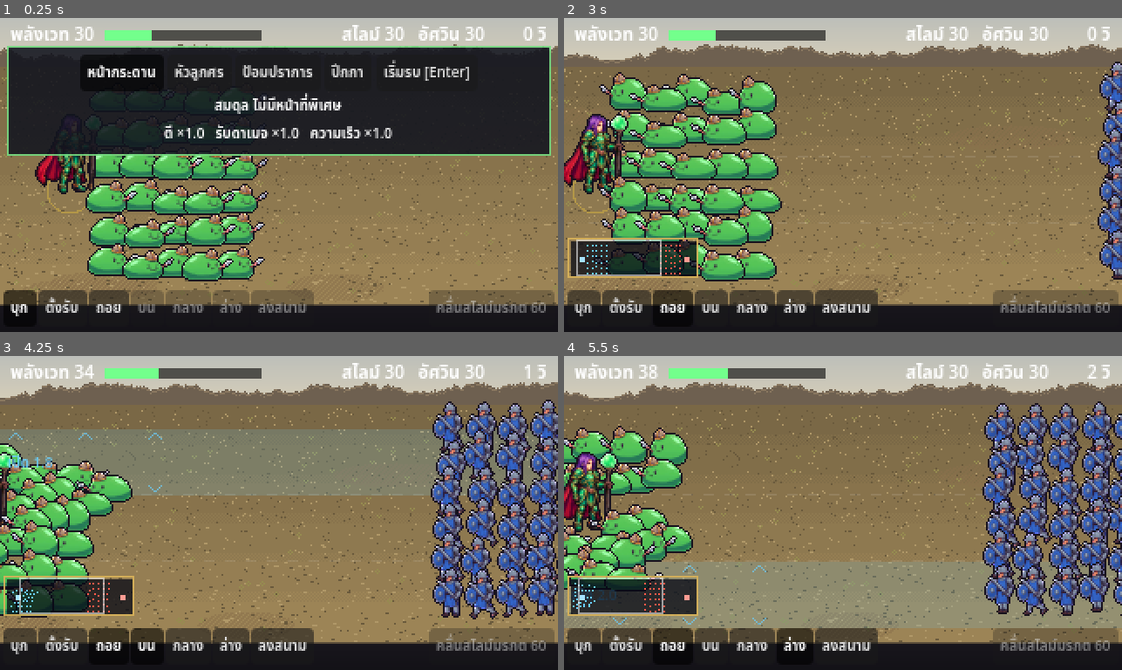
Above: before the commit, frames 1-4 (two rows, left to right).
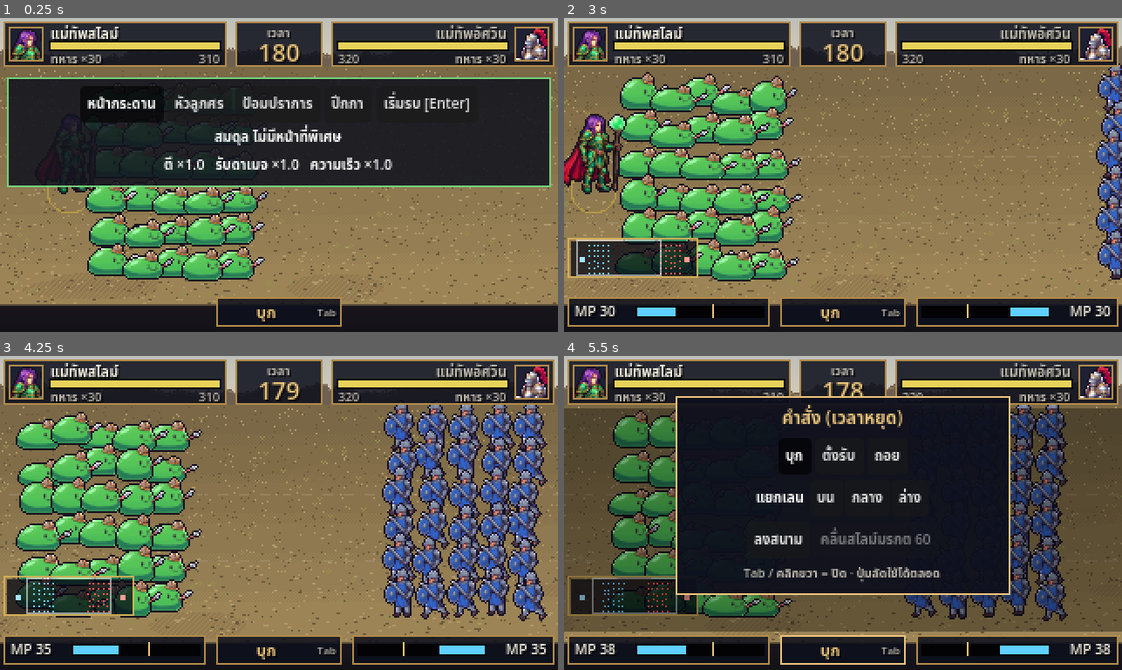
Above: after the commit, the same moments.

Repository: tomorrow-writer/GateFall
Game: Godot game, scene res://scenes/Battle.tscn
Two runs of this game, one before a commit and one after it. Both use one fixed random seed, a clock stepped at 60 frames per second and the inputs below.
Inputs (mouse positions are in pixels of both pictures, inside the frame that each line leads up to):
- Up to frame 1 (0.25 s): no input
- Up to frame 2 (3 s): click (586, 306) at 0.5 s, where only the run before the commit has a clickable "บุก"; click (625, 306) at 1.25 s, where only the run before the commit has a clickable "ตั้งรับ"; click (675, 306) at 2 s, where only the run before the commit has a clickable "ถอย"; click "เริ่มรบ [Enter]" at 2.75 s
- Up to frame 3 (4.25 s): click (145, 644) at 3.5 s, where only the run before the commit has a clickable "บน"
- Up to frame 4 (5.5 s): click (753, 644) at 4.25 s, where only the run before the commit has a clickable "กลาง"; click (792, 644) at 5 s, where only the run before the commit has a clickable "ล่าง"

The runs differ from the first frame. In frame 1, 32% of the frame differs, in the area x 0-100%, y 1-99%; in frame 2, 37%; in frame 3, 65%; in frame 4, 88%.

Commit message:
Wire the DF-layout HUD into the battle scene
The DF HUD commit (560251c) added BattleHud.gd and moved the general HP bars
out of BattleView, but the scene and Battle.gd were never switched over: the
old top bar (player MP, troop counts) and always-on command bar were still
what showed, and no general HP was drawn anywhere.

Battle.tscn now has the BattleHud control: general portrait, HP and troops
at the top corners, clock between them, both sides' MP gauges at the bottom
(glowing when the special is ready) and the current order in the middle.
The old top and bottom bars are gone; the command buttons live in a command
menu opened with Tab, right-click or the order box. The battle pauses while
it is open (DF's command window) and any command closes it; every key
shortcut still works without it. The setup panel moves below the general
panels. Sim unchanged.

Co-Authored-By: Claude Opus 5.5 <noreply@anthropic.com>
Claude-Session: https://claude.ai/code/session_01XNNexwUWsjSPBJcMjGJNs4

Diff:
--- a/gate-fall-game/scenes/Battle.tscn
+++ b/gate-fall-game/scenes/Battle.tscn
@@ -1,7 +1,8 @@
-[gd_scene load_steps=6 format=3]
+[gd_scene load_steps=8 format=3]
 
 [ext_resource type="Script" path="res://scripts/battle/Battle.gd" id="1_battle"]
 [ext_resource type="Script" path="res://scripts/battle/BattleView.gd" id="2_view"]
+[ext_resource type="Script" path="res://scripts/battle/BattleHud.gd" id="3_hud"]
 
 [sub_resource type="StyleBoxFlat" id="StyleBox_panel"]
 content_margin_left = 8.0
@@ -15,6 +16,18 @@
 border_width_bottom = 1
 border_color = Color(0.45, 0.85, 0.5, 0.9)
 
+[sub_resource type="StyleBoxFlat" id="StyleBox_menu"]
+content_margin_left = 8.0
+content_margin_top = 5.0
+content_margin_right = 8.0
+content_margin_bottom = 6.0
+bg_color = Color(0.05, 0.06, 0.11, 0.94)
+border_width_left = 1
+border_width_top = 1
+border_width_right = 1
+border_width_bottom = 1
+border_color = Color(0.91, 0.76, 0.48, 1)
+
 [sub_resource type="StyleBoxFlat" id="StyleBox_bar_bg"]
 bg_color = Color(0, 0, 0, 0.6)
 
@@ -39,70 +52,51 @@
 mouse_filter = 2
 theme_override_font_sizes/font_size = 10
 
-[node name="TopBar" type="HBoxContainer" parent="Hud/Root"]
-layout_mode = 1
-anchors_preset = 10
-anchor_right = 1.0
-offset_left = 6.0
-offset_top = 2.0
-offset_right = -6.0
-offset_bottom = 16.0
-grow_horizontal = 2
-mouse_filter = 2
-theme_override_constants/separation = 6
-
-[node name="MpLabel" type="Label" parent="Hud/Root/TopBar"]
-unique_name_in_owner = true
-layout_mode = 2
-theme_override_font_sizes/font_size = 10
-text = "พลังเวท 30"
-
-[node name="MpBar" type="ProgressBar" parent="Hud/Root/TopBar"]
-unique_name_in_owner = true
-custom_minimum_size = Vector2(90, 6)
-layout_mode = 2
-size_flags_vertical = 4
-mouse_filter = 2
-theme_override_styles/background = SubResource("StyleBox_bar_bg")
-theme_override_styles/fill = SubResource("StyleBox_bar_fill")
-value = 30.0
-show_percentage = false
-
-[node name="Spacer" type="Control" parent="Hud/Root/TopBar"]
-layout_mode = 2
-size_flags_horizontal = 3
-mouse_filter = 2
-
-[node name="CountLabel" type="Label" parent="Hud/Root/TopBar"]
-unique_name_in_owner = true
-layout_mode = 2
-theme_override_font_sizes/font_size = 10
-text = "สไลม์ 10   อัศวิน 10"
-
-[node name="TimeLabel" type="Label" parent="Hud/Root/TopBar"]
-unique_name_in_owner = true
-custom_minimum_size = Vector2(30, 0)
-layout_mode = 2
-theme_override_font_sizes/font_size = 10
-text = "0 วิ"
-horizontal_alignment = 2
-
-[node name="BottomBar" type="HBoxContainer" parent="Hud/Root"]
-layout_mode = 1
-anchors_preset = 12
-anchor_top = 1.0
+[node name="DfHud" type="Control" parent="Hud/Root"]
+unique_name_in_owner = true
+layout_mode = 1
+anchors_preset = 15
 anchor_right = 1.0
 anchor_bottom = 1.0
-offset_left = 2.0
-offset_top = -20.0
-offset_right = -2.0
-offset_bottom = -3.0
-grow_horizontal = 2
-grow_vertical = 0
+grow_horizontal = 2
+grow_vertical = 2
 mouse_filter = 2
-theme_override_constants/separation = 1
-
-[node name="ChargeButton" type="Button" parent="Hud/Root/BottomBar"]
+script = ExtResource("3_hud")
+
+[node name="CommandMenu" type="PanelContainer" parent="Hud/Root"]
+unique_name_in_owner = true
+visible = false
+layout_mode = 1
+anchors_preset = 8
+anchor_left = 0.5
+anchor_top = 0.5
+anchor_right = 0.5
+anchor_bottom = 0.5
+offset_left = -96.0
+offset_top = -52.0
+offset_right = 96.0
+offset_bottom = 32.0
+grow_horizontal = 2
+grow_vertical = 2
+theme_override_styles/panel = SubResource("StyleBox_menu")
+
+[node name="VBox" type="VBoxContainer" parent="Hud/Root/CommandMenu"]
+layout_mode = 2
+theme_override_constants/separation = 3
+
+[node name="Title" type="Label" parent="Hud/Root/CommandMenu/VBox"]
+layout_mode = 2
+theme_override_colors/font_color = Color(0.91, 0.76, 0.48, 1)
+theme_override_font_sizes/font_size = 10
+text = "คำสั่ง (เวลาหยุด)"
+horizontal_alignment = 1
+
+[node name="Orders" type="HBoxContainer" parent="Hud/Root/CommandMenu/VBox"]
+layout_mode = 2
+theme_override_constants/separation = 2
+alignment = 1
+
+[node name="ChargeButton" type="Button" parent="Hud/Root/CommandMenu/VBox/Orders"]
 unique_name_in_owner = true
 layout_mode = 2
 focus_mode = 0
@@ -110,7 +104,7 @@
 toggle_mode = true
 text = "บุก [1]"
 
-[node name="HoldButton" type="Button" parent="Hud/Root/BottomBar"]
+[node name="HoldButton" type="Button" parent="Hud/Root/CommandMenu/VBox/Orders"]
 unique_name_in_owner = true
 layout_mode = 2
 focus_mode = 0
@@ -118,7 +112,7 @@
 toggle_mode = true
 text = "ตั้งรับ [2]"
 
-[node name="RetreatButton" type="Button" parent="Hud/Root/BottomBar"]
+[node name="RetreatButton" type="Button" parent="Hud/Root/CommandMenu/VBox/Orders"]
 unique_name_in_owner = true
 layout_mode = 2
 focus_mode = 0
@@ -126,13 +120,28 @@
 toggle_mode = true
 text = "ถอย [3]"
 
-[node name="LaneBox" type="HBoxContainer" parent="Hud/Root/BottomBar"]
+[node name="LaneRow" type="HBoxContainer" parent="Hud/Root/CommandMenu/VBox"]
+layout_mode = 2
+theme_override_constants/separation = 3
+alignment = 1
+
+[node name="LaneLabel" type="Label" parent="Hud/Root/CommandMenu/VBox/LaneRow"]
+layout_mode = 2
+theme_override_font_sizes/font_size = 8
+text = "แยกเลน"
+
+[node name="LaneBox" type="HBoxContainer" parent="Hud/Root/CommandMenu/VBox/LaneRow"]
 unique_name_in_owner = true
 layout_mode = 2
 tooltip_text = "แยกเลน"
 theme_override_constants/separation = 1
 
-[node name="GeneralButton" type="Button" parent="Hud/Root/BottomBar"]
+[node name="GeneralRow" type="HBoxContainer" parent="Hud/Root/CommandMenu/VBox"]
+layout_mode = 2
+theme_override_constants/separation = 2
+alignment = 1
+
+[node name="GeneralButton" type="Button" parent="Hud/Root/CommandMenu/VBox/GeneralRow"]
 unique_name_in_owner = true
 layout_mode = 2
 focus_mode = 0
@@ -140,17 +149,19 @@
 toggle_mode = true
 text = "แม่ทัพลงสนาม [G]"
 
-[node name="Spacer" type="Control" parent="Hud/Root/BottomBar"]
-layout_mode = 2
-size_flags_horizontal = 3
-mouse_filter = 2
-
-[node name="SpecialButton" type="Button" parent="Hud/Root/BottomBar"]
+[node name="SpecialButton" type="Button" parent="Hud/Root/CommandMenu/VBox/GeneralRow"]
 unique_name_in_owner = true
 layout_mode = 2
 focus_mode = 0
 theme_override_font_sizes/font_size = 8
 text = "ท่าพิเศษ [Space]"
+
+[node name="Hint" type="Label" parent="Hud/Root/CommandMenu/VBox"]
+layout_mode = 2
+theme_override_colors/font_color = Color(0.75, 0.73, 0.68, 1)
+theme_override_font_sizes/font_size = 7
+text = "Tab / คลิกขวา = ปิด · ปุ่มลัดใช้ได้ตลอด"
+horizontal_alignment = 1
 
 [node name="SetupPanel" type="PanelContainer" parent="Hud/Root"]
 unique_name_in_owner = true
@@ -159,9 +170,9 @@
 anchor_left = 0.5
 anchor_right = 0.5
 offset_left = -156.0
-offset_top = 16.0
+offset_top = 34.0
 offset_right = 156.0
-offset_bottom = 60.0
+offset_bottom = 78.0
 grow_horizontal = 2
 theme_override_styles/panel = SubResource("StyleBox_panel")
 
--- a/gate-fall-game/scripts/battle/Battle.gd
+++ b/gate-fall-game/scripts/battle/Battle.gd
@@ -9,6 +9,10 @@
 ##     (same key again closes it); clicking a lane on the field does the same
 ##   G = send the general in / call it back
 ##   Space = special, Enter = start / again
+##   Tab / right-click / click the order box = command menu: the battle pauses
+##     while it is open (like DF's command window) and it closes on any command
+## HUD (BattleHud.gd) in the DF layout: general HP at the top corners, clock in
+## the middle, both sides' MP along the bottom, current order between them.
 ## When both armies are gone the battle stops and asks: duel (Enter) or pull
 ## the general out (3, the battle is lost but the general survives). The duel
 ## itself plays out on its own; the player watches.
@@ -31,10 +35,8 @@
 const LANE_KEYS := ["Q", "A", "Z"]
 
 @onready var view = $View
-@onready var mp_label: Label = %MpLabel
-@onready var mp_bar: ProgressBar = %MpBar
-@onready var count_label: Label = %CountLabel
-@onready var time_label: Label = %TimeLabel
+@onready var hud = %DfHud
+@onready var command_menu: Control = %CommandMenu
 @onready var charge_btn: Button = %ChargeButton
 @onready var hold_btn: Button = %HoldButton
 @onready var retreat_btn: Button = %RetreatButton
@@ -68,6 +70,8 @@
 var _formation_buttons := {}
 var _order_buttons := {}
 var _lane_buttons: Array[Button] = []
+## Command menu open: the sim does not step (DF's pausing command window).
+var menu_open := false
 
 
 func _ready() -> void:
@@ -131,13 +135,15 @@
 		_formation_buttons[key] = b
 
 	view.player_side = player_side
+	hud.view = view
+	hud.player_side = player_side
 	_back_to_setup()
 
 
 func _process(delta: float) -> void:
 	if sim == null:
 		return
-	if phase == "fight":
+	if phase == "fight" and not menu_open:
 		_acc += delta
 		while _acc >= _dt and phase == "fight":
 			_acc -= _dt
@@ -146,20 +152,33 @@
 			view.handle_events(events)
 			for e in events:
 				if e.type == "over":
+					_close_menu()
 					duel_panel.hide()
 					_show_result(e.winner)
 				elif e.type == "duel_offer":
+					_close_menu()
 					_show_duel_offer()
 				elif e.type == "duel_start":
 					duel_panel.hide()
 		view.alpha = clampf(_acc / _dt, 0.0, 1.0)
-	else:
+	elif phase != "fight":
 		view.alpha = 1.0
 	_update_hud()
 
 
 func _unhandled_input(event: InputEvent) -> void:
+	if event is InputEventMouseButton and event.pressed and event.button_index == MOUSE_BUTTON_RIGHT:
+		_toggle_menu()
+		get_viewport().set_input_as_handled()
+		return
 	if event is InputEventMouseButton and event.pressed and event.button_index == MOUSE_BUTTON_LEFT:
+		# The order box at the bottom of the HUD opens the command menu.
+		if hud.ORDER_BOX.has_point(hud.get_local_mouse_position()):
+			_toggle_menu()
+			get_viewport().set_input_as_handled()
+			return
+		if menu_open:
+			return
 		# Click a lane on the field to open it.
 		if phase == "fight" and sim != null and sim.lane_count() > 0:
 			var p: Vector2 = view.get_local_mouse_position()  # field coords (camera applied)
@@ -176,6 +195,12 @@
 				_duel_choice("duel")
 			KEY_3, KEY_ESCAPE:
 				_duel_choice("retreat")
+		return
+	if event.keycode == KEY_TAB:
+		_toggle_menu()
+		return
+	if event.keycode == KEY_ESCAPE and menu_open:
+		_close_menu()
 		return
 	match event.keycode:
 		KEY_1:
@@ -231,6 +256,7 @@
 			_enemy_side: {"ai": true}}
 	sim = BattleSim.new(cfg, overrides, BattleRng.new(_seed))
 	view.bind(sim)
+	hud.sim = sim
 
 
 func _start_fight() -> void:
@@ -305,12 +331,14 @@
 		_order_buttons[name].button_pressed = true
 	if sim != null:
 		sim.set_order(player_side, name)
+	_close_menu()
 
 
 func _split(lane: int) -> void:
 	if phase != "fight" or sim == null or lane < 0:
 		return
 	sim.split(player_side, lane)
+	_close_menu()
 
 
 func _toggle_general() -> void:
@@ -318,12 +346,29 @@
 		return
 	var s := sim.get_side(player_side)
 	sim.set_general_charge(player_side, not s.gen_charge)
+	_close_menu()
 
 
 func _cast_special() -> void:
 	if phase != "fight" or sim == null:
 		return
 	sim.cast(player_side)
+	_close_menu()
+
+
+## Command menu: open before the fight (starting order) or while the troops
+## fight on the field; not during a duel offer, the duel or the result.
+func _toggle_menu() -> void:
+	if menu_open:
+		_close_menu()
+		return
+	if sim == null or phase == "over" or sim.phase != "field":
+		return
+	menu_open = true
+
+
+func _close_menu() -> void:
+	menu_open = false
 
 
 # --- HUD ---------------------------------------------------------------------
@@ -333,14 +378,10 @@
 		return
 	var s := sim.get_side(player_side)
 	var has_special := not s.special.is_empty()
-	mp_bar.max_value = s.mp_max
-	mp_bar.value = s.mp
-	mp_label.text = "พลังเวท %d" % int(s.mp)
-	mp_bar.visible = has_special
-	mp_label.visible = has_special
-	count_label.text = "%s %d   %s %d" % [_side_label(player_side), sim.troop_count(player_side),
-			_side_label(_enemy_side), sim.troop_count(_enemy_side)]
-	time_label.text = "%d วิ" % int(sim.time)
+	hud.menu_open = menu_open
+	command_menu.visible = menu_open
+	if phase == "setup":
+		setup_panel.visible = not menu_open
 	special_btn.visible = has_special
 	if has_special:
 		var cost := float(s.special.mp_cost)
@@ -350,9 +391,6 @@
 		duel_btn.text = "ดวล [Enter] %d" % ceili(maxf(0.0, float(sim.duel.offer_left)))
 	elif duel_btn.text != "ดวล [Enter]":
 		duel_btn.text = "ดวล [Enter]"
-	# The duel close-up gets the whole screen.
-	$Hud/Root/TopBar.visible = sim.phase != "duel"
-	$Hud/Root/BottomBar.visible = sim.phase != "duel"
 	var field := phase == "fight" and sim.phase == "field"
 	for b in _order_buttons.values():
 		b.disabled = not field and phase != "setup"
